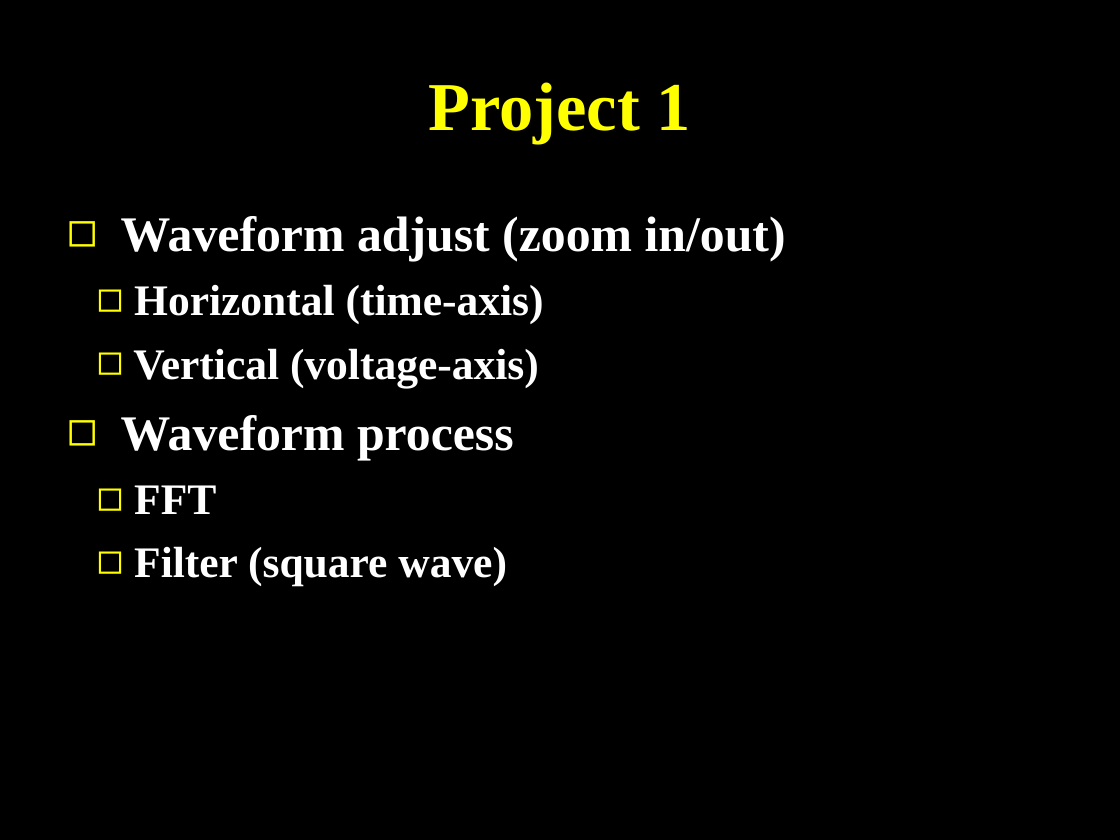
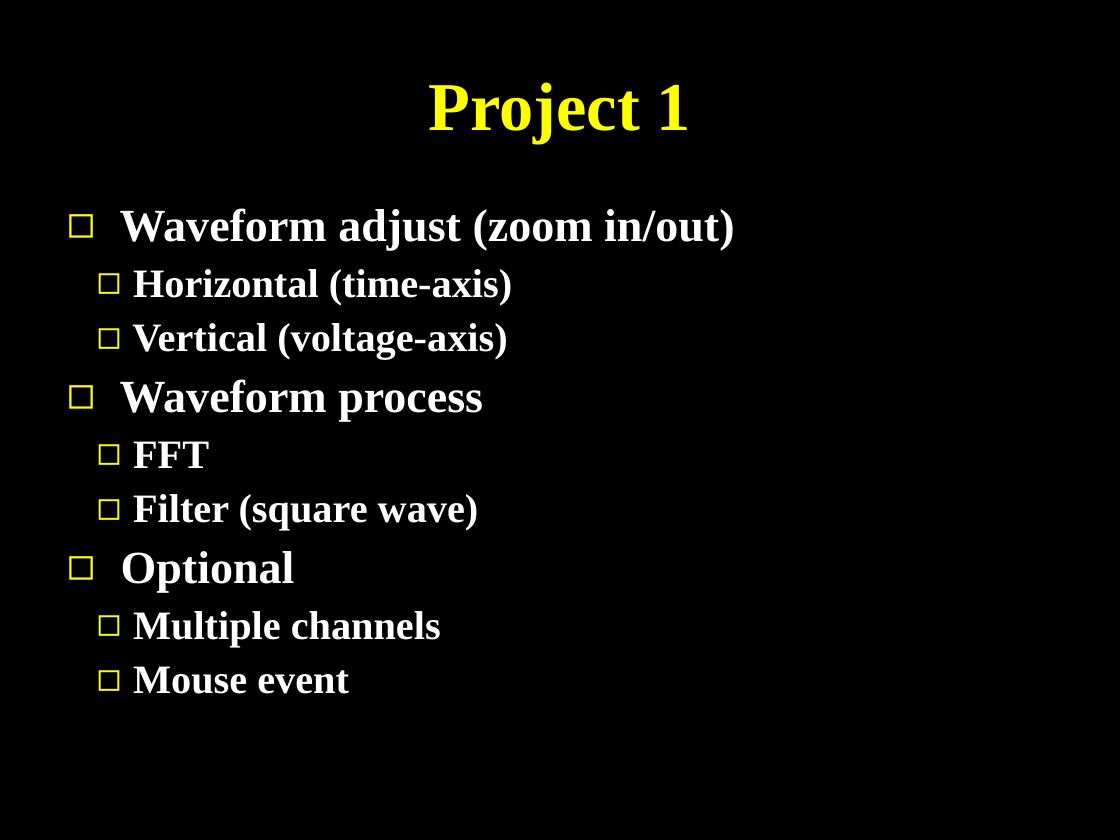
Before and after one commit to SJTUCourse/BI450, a slide deck: slide 10 of Lectures/2016 Fall/Lecture 1/Lecture 1.ppt. Drawn at 1120x840 pixels with LibreOffice and Linux fonts; fonts in the diff are those of the drawing. Boxes give left, top, right and bottom in pixels: in the first picture for what was removed or moved away, otherwise in the second. Text is boxed around its words. In the diff, an @@ line names an element or a change of style, - is before the commit and + after.

Commit message:
Update Lecture 1

```diff
--- a/Lectures/2016 Fall/Lecture 1/Lecture 1.ppt
+++ b/Lectures/2016 Fall/Lecture 1/Lecture 1.ppt
@@ text at [120,208,734,531]: size 32 to 29.6 pt in "Waveform adjust (zoom in/out)", "Waveform process"; size 28 to 25.9 pt in "Horizontal (time-axis)", "Vertical (voltage-axis)", "FFT", "Filter (square wave)"; line spacing 1 to 0.9 @@
@@ text at [121,551,441,694]: paragraphs added @@
+◻ Optional
+  ◻ Multiple channels
+  ◻ Mouse event
```
Also in this commit, not shown: 5 slides added, 4 other files.
